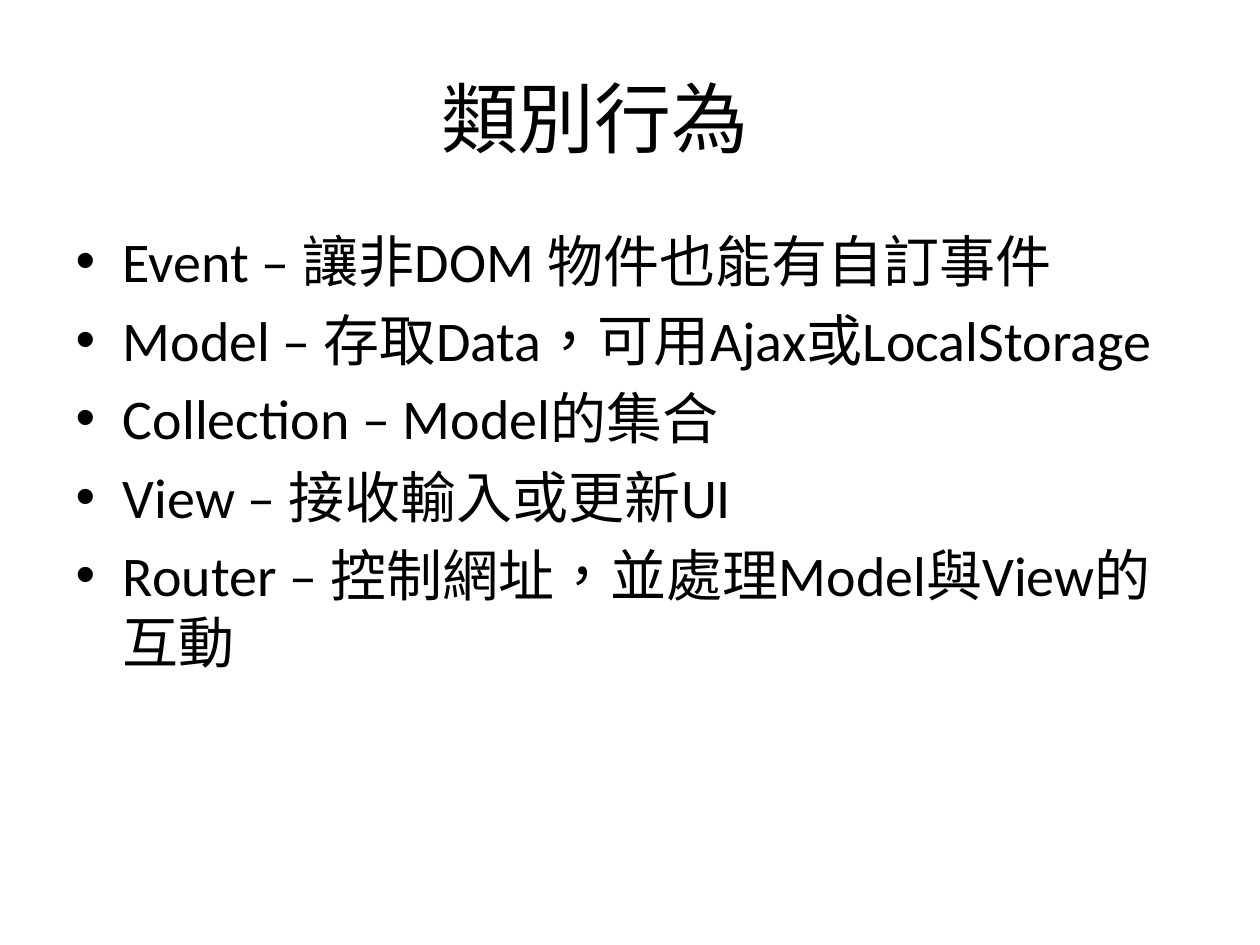
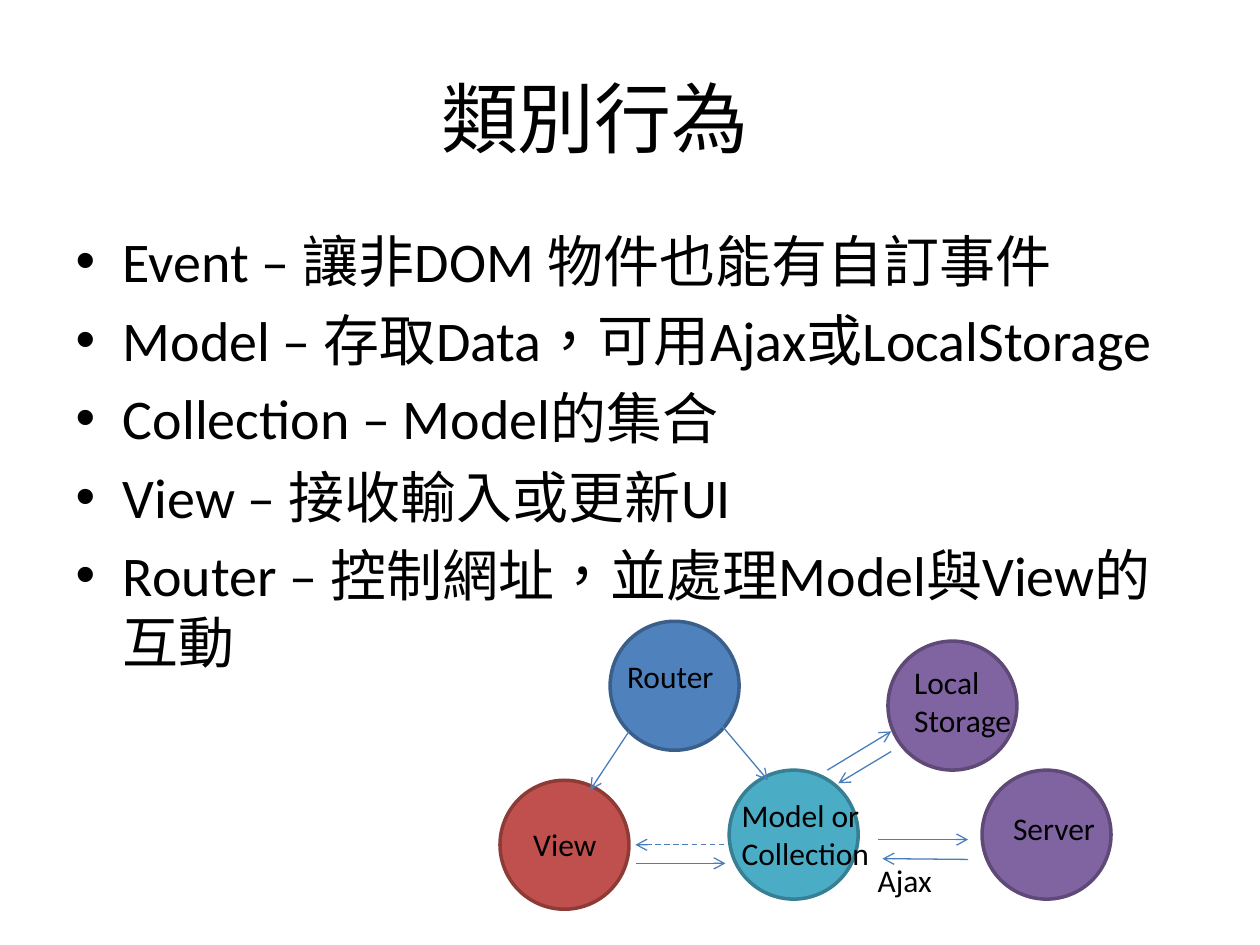
Before and after one commit to ggonzalez/caaweb, a slide deck: slide 4 of pages/backbone/新增 Microsoft PowerPoint 簡報.pptx. Drawn at 1260x945 pixels with LibreOffice and Linux fonts; fonts in the diff are those of the drawing. Boxes give left, top, right and bottom in pixels: in the first picture for what was removed or moved away, otherwise in the second. Text is boxed around its words. In the diff, an @@ line names an element or a change of style, - is before the commit and + after.

```diff
--- a/pages/backbone/新增 Microsoft PowerPoint 簡報.pptx
+++ b/pages/backbone/新增 Microsoft PowerPoint 簡報.pptx
@@ ellipse added at (x1=610, y1=621, x2=738, y2=750), fill #4F81BD, outline #3A5F8C 2 pt @@
@@ ellipse added at (x1=888, y1=641, x2=1017, y2=770), fill #8064A2, outline #5F4A78 2 pt @@
@@ text added at (x1=627, y1=668, x2=713, y2=688), 18 pt, text #000000 @@
+Router
@@ text added at (x1=914, y1=672, x2=1011, y2=739), 18 pt, text #000000 @@
+Local
+Storage
@@ arrow added from (629, 732) to (591, 790), #4B7EBC 0.75 pt @@
@@ arrow added from (719, 723) to (767, 780), #4B7EBC 0.75 pt @@
@@ arrow added from (828, 770) to (891, 732), #4B7EBC 0.75 pt @@
@@ ellipse added at (x1=730, y1=770, x2=858, y2=898), fill #4BACC6, outline #377F92 2 pt @@
@@ arrow added from (891, 751) to (838, 784), #4B7EBC 0.75 pt @@
@@ ellipse added at (x1=982, y1=770, x2=1110, y2=898), fill #8064A2, outline #5F4A78 2 pt @@
@@ ellipse added at (x1=500, y1=780, x2=629, y2=908), fill #C0504D, outline #8E3B39 2 pt @@
@@ text added at (x1=742, y1=801, x2=869, y2=873), 18 pt, text #000000 @@
+Model or
+Collection
@@ text added at (x1=533, y1=834, x2=596, y2=856), 18 pt, text #000000 @@
+View
@@ arrow added from (878, 839) to (968, 839), #4B7EBC 0.75 pt @@
@@ text added at (x1=1013, y1=819, x2=1095, y2=840), 18 pt, text #000000 @@
+Server
@@ arrow added from (723, 844) to (635, 844), #4B7EBC 0.75 pt dashed @@
@@ arrow added from (636, 863) to (726, 863), #4B7EBC 0.75 pt @@
@@ arrow added from (968, 859) to (882, 858), #4B7EBC 0.75 pt @@
@@ text added at (x1=878, y1=870, x2=932, y2=898), 18 pt, text #000000 @@
+Ajax
```
Also in this commit, not shown: 5 other slides changed, 6 slides added, 3 slides removed.
